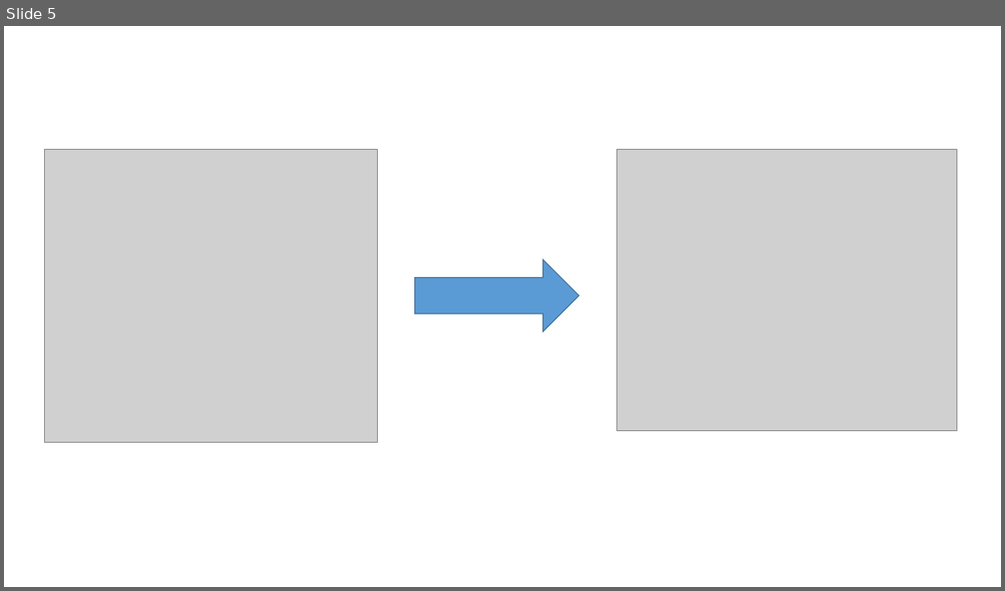
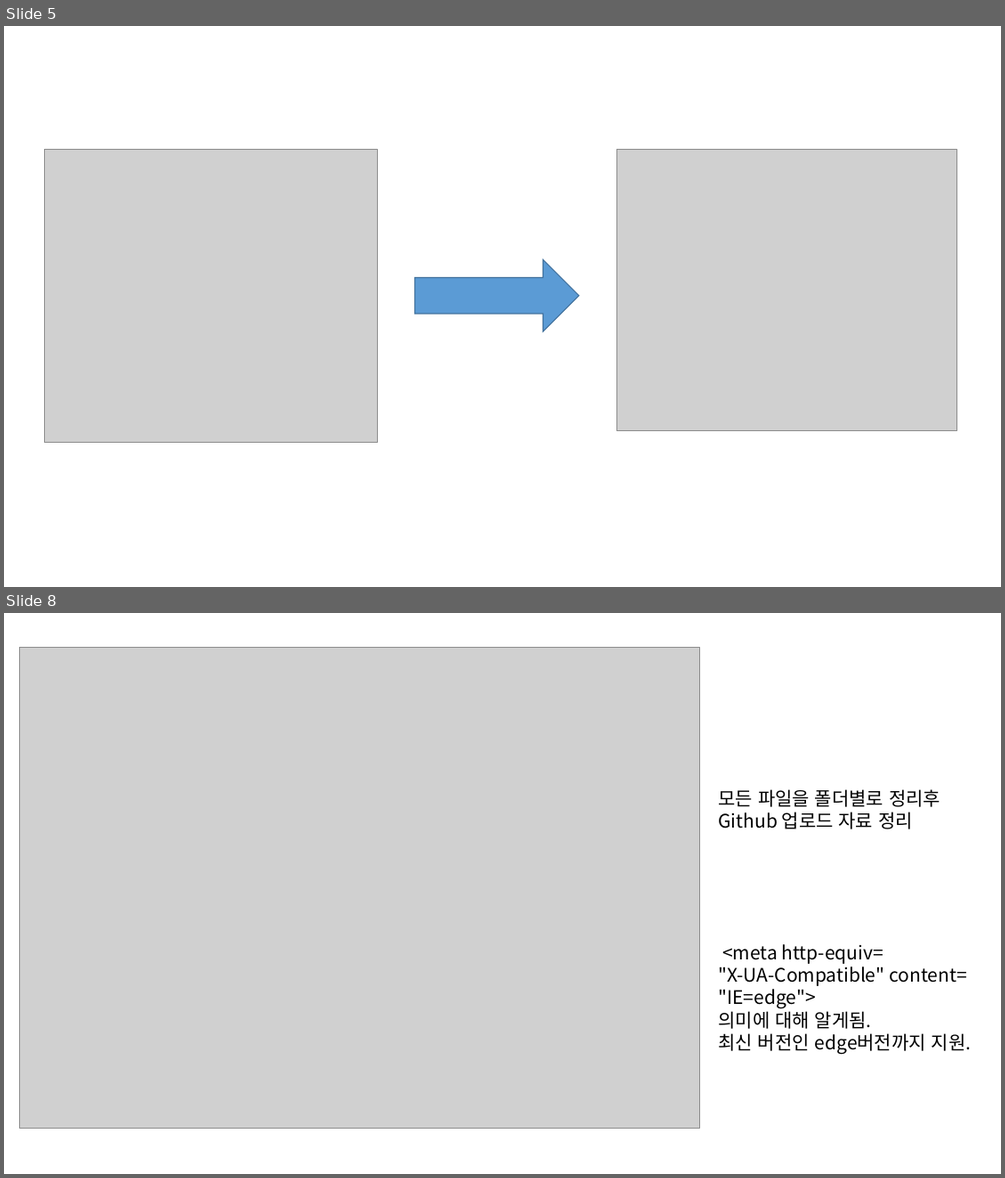
Before and after one commit to ehls1234/Coffee-web, a slide deck: 일지.pptx. Shown one above the other, each under a label of ours: slide 5 before the commit, slides 5 and 8 after it; the slides between them are not shown. The pictures are 1005x591 and 1005x1178 pixels, drawn with LibreOffice and Linux fonts; fonts in the diff are those of the drawing; grey boxes stand for pictures. Boxes give left, top, right and bottom in pixels: in the first picture for what was removed or moved away, otherwise in the second. Text is boxed around its words. In the diff, an @@ line names an element or a change of style, - is before the commit and + after.

Commit message:
성장일지 PPT파일 중간 저장

```diff
--- a/일지.pptx
+++ b/일지.pptx
@@ slide 8 added at bbox=[4, 613, 1001, 1174], background #FFFFFF @@
@@ picture added at bbox=[20, 647, 700, 1127] @@
@@ text added at bbox=[718, 789, 940, 829], 18 pt, text #000000 @@
+모든 파일을 폴더별로 정리후
+Github 업로드 자료 정리
@@ text added at bbox=[718, 944, 971, 1054], 18 pt, text #000000 @@
+<meta http-equiv=
+"X-UA-Compatible" content=
+"IE=edge">
+의미에 대해 알게됨.
+최신 버전인 edge버전까지 지원.
```
Also in this commit, not shown: 2 other slides added.
